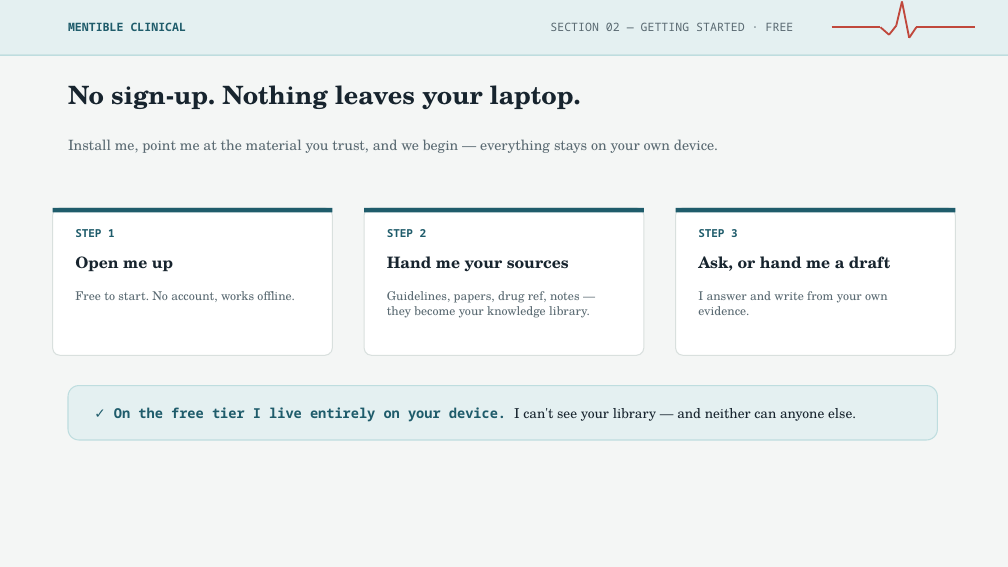
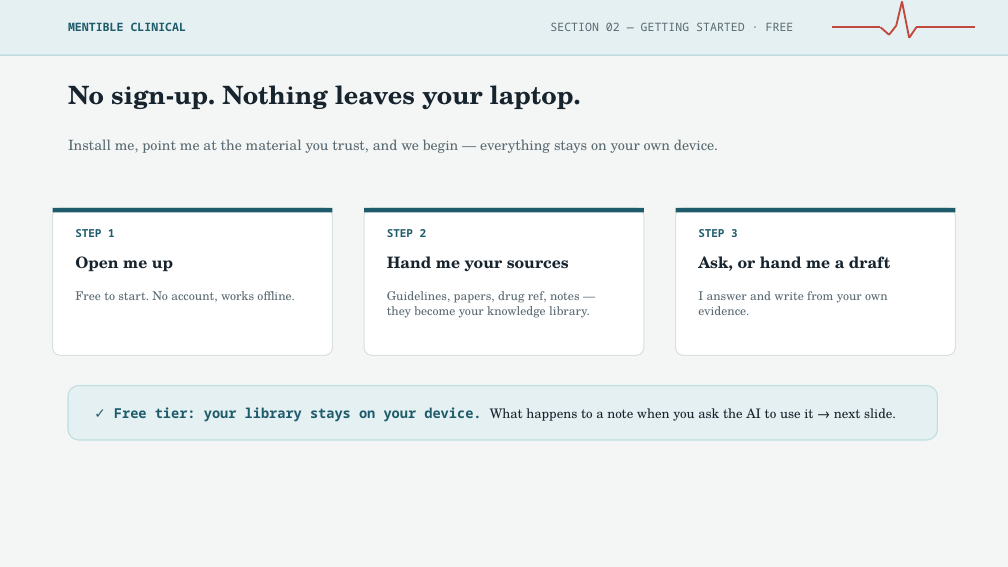
Before and after one commit to wegofwd2020-hub/Mentible, a slide deck: slide 3 of docs/adr-033-decks/mentible-for-physicians.pptx. Drawn at 1008x567 pixels with LibreOffice and Linux fonts; fonts in the diff are those of the drawing. Boxes give left, top, right and bottom in pixels: in the first picture for what was removed or moved away, otherwise in the second. Text is boxed around its words. In the diff, an @@ line names an element or a change of style, - is before the commit and + after.

```diff
--- a/docs/adr-033-decks/mentible-for-physicians.pptx
+++ b/docs/adr-033-decks/mentible-for-physicians.pptx
@@ text at [114, 407, 896, 422]: text changed; size 13 to 12.5 pt @@
-✓ On the free tier I live entirely on your device. I can't see your library — and neither can anyone else.
+✓ Free tier: your library stays on your device. What happens to a note when you ask the AI to use it → next slide.
```
Also in this commit, not shown: 3 other slides changed, 1 slide added, 4 other files.
